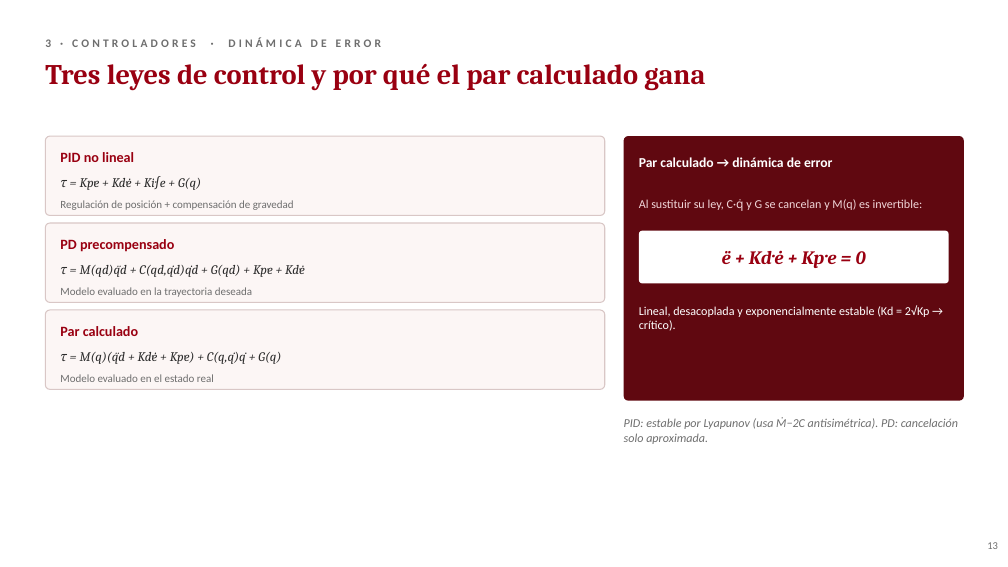
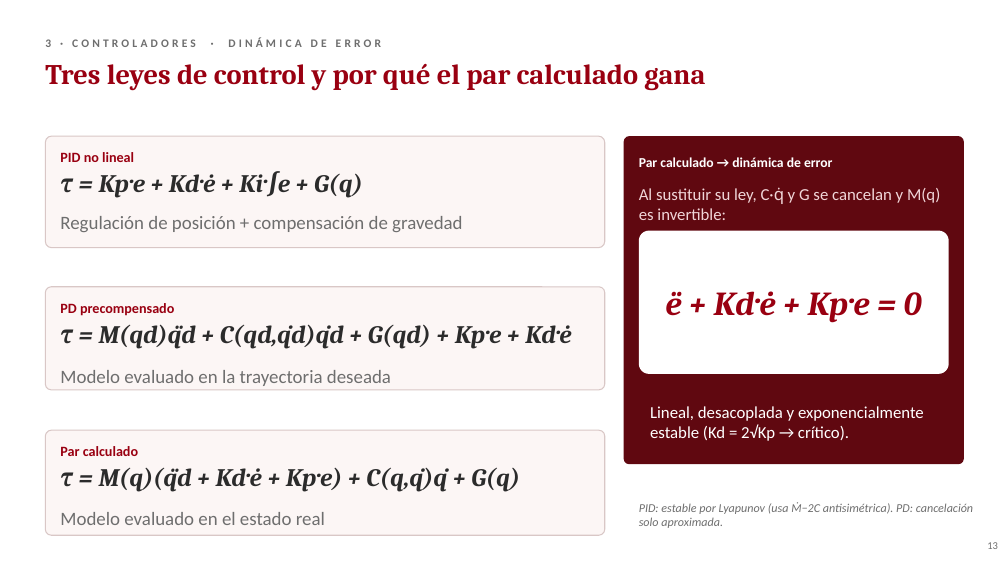
Before and after one commit to webconceptos/Robotica3GDL, a slide deck: slide 13 of 04_presentacion/PPT_Trabajo_Final_Robot_3GDL.pptx. Drawn at 1008x567 pixels with LibreOffice and Linux fonts; fonts in the diff are those of the drawing. Boxes give left, top, right and bottom in pixels: in the first picture for what was removed or moved away, otherwise in the second. Text is boxed around its words. In the diff, an @@ line names an element or a change of style, - is before the commit and + after.

```diff
--- a/04_presentacion/PPT_Trabajo_Final_Robot_3GDL.pptx
+++ b/04_presentacion/PPT_Trabajo_Final_Robot_3GDL.pptx
@@ rounded rectangle: place and size @@
-rounded rectangle at box(45, 136, 605, 216)
+rounded rectangle at box(45, 136, 605, 248)
@@ rounded rectangle: place and size @@
-rounded rectangle at box(624, 136, 964, 401)
+rounded rectangle at box(624, 136, 964, 464)
@@ text "Al sustituir su ley, C·q̇ ..." at box(639, 187, 940, 220): size 11.5 to 16 pt @@
@@ text "Regulación de posición + compensación ...": place and size @@
-text "Regulación de posición + compensación ..." at box(60, 200, 294, 210)
+text "Regulación de posición + compensación ..." at box(60, 216, 462, 232)
@@ text "ë + Kd·ė + Kp·e ..." at box(665, 291, 922, 323): size 18 to 32 pt @@
@@ rounded rectangle: place and size @@
-rounded rectangle at box(639, 231, 949, 284)
+rounded rectangle at box(639, 231, 949, 374)
@@ rounded rectangle: place and size @@
-rounded rectangle at box(45, 223, 605, 302)
+rounded rectangle at box(45, 287, 605, 389)
@@ text "PD precompensado": place and size @@
-text "PD precompensado" at box(60, 239, 174, 252)
+text "PD precompensado" at box(60, 303, 174, 316)
@@ text "τ = M(qd)q̈d + C(qd,q̇d)q̇d ...": place and size @@
-text "τ = M(qd)q̈d + C(qd,q̇d)q̇d ..." at box(60, 265, 305, 277)
+text "τ = M(qd)q̈d + C(qd,q̇d)q̇d ..." at box(60, 324, 571, 349)
@@ text "Modelo evaluado en la trayectoria ...": place and size @@
-text "Modelo evaluado en la trayectoria ..." at box(60, 287, 252, 297)
+text "Modelo evaluado en la trayectoria ..." at box(60, 370, 391, 386)
@@ text "Lineal, desacoplada y exponencialmente estable ..." at box(650, 406, 924, 441): size 11.5 to 16 pt @@
@@ text "Lineal, desacoplada y exponencialmente estable ...": place and size @@
-text "Lineal, desacoplada y exponencialmente estable ..." at box(639, 305, 930, 331)
+text "Lineal, desacoplada y exponencialmente estable ..." at box(650, 406, 924, 441)
@@ rounded rectangle: place and size @@
-rounded rectangle at box(45, 310, 605, 389)
+rounded rectangle at box(45, 430, 605, 535)
@@ text "Par calculado": place and size @@
-text "Par calculado" at box(60, 326, 138, 336)
+text "Par calculado" at box(60, 446, 138, 456)
@@ size 12.5 to 24 pt, bold on in 3 elements at box(60, 171, 363, 198), box(60, 324, 571, 349), box(60, 467, 520, 492) @@
@@ text "τ = M(q)(q̈d + Kd·ė ...": place and size @@
-text "τ = M(q)(q̈d + Kd·ė ..." at box(60, 352, 281, 364)
+text "τ = M(q)(q̈d + Kd·ė ..." at box(60, 467, 520, 492)
@@ size 10.5 to 18 pt in 3 elements at box(60, 216, 462, 232), box(60, 370, 391, 386), box(60, 512, 325, 525) @@
@@ text "Modelo evaluado en el estado ...": place and size @@
-text "Modelo evaluado en el estado ..." at box(60, 374, 214, 382)
+text "Modelo evaluado en el estado ..." at box(60, 512, 325, 525)
@@ text "PID: estable por Lyapunov (usa ...": place and size @@
-text "PID: estable por Lyapunov (usa ..." at box(624, 417, 958, 444)
+text "PID: estable por Lyapunov (usa ..." at box(639, 502, 973, 528)
```
Also in this commit, not shown: 24 other slides changed, 3 slides added, 1 other file.
